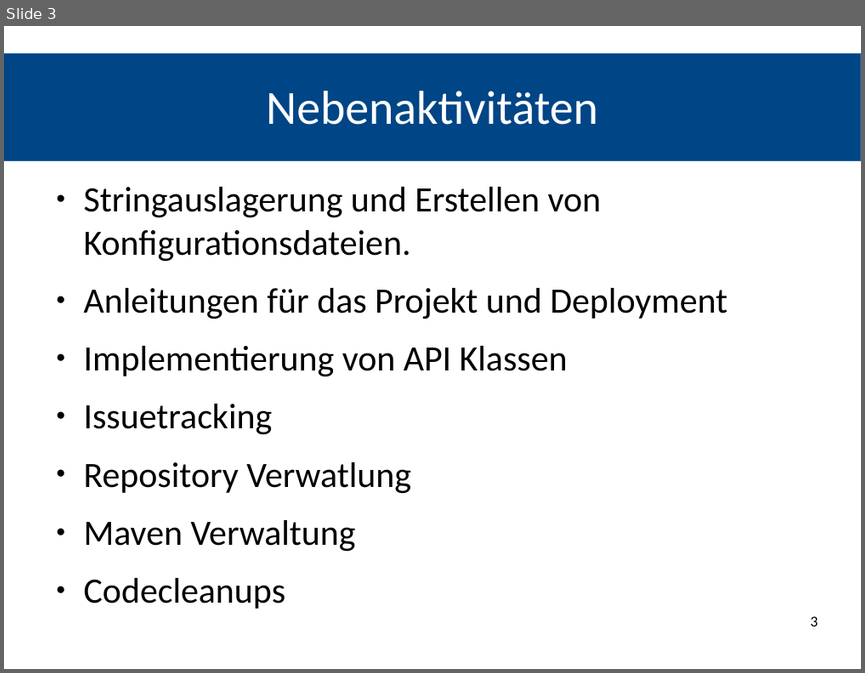
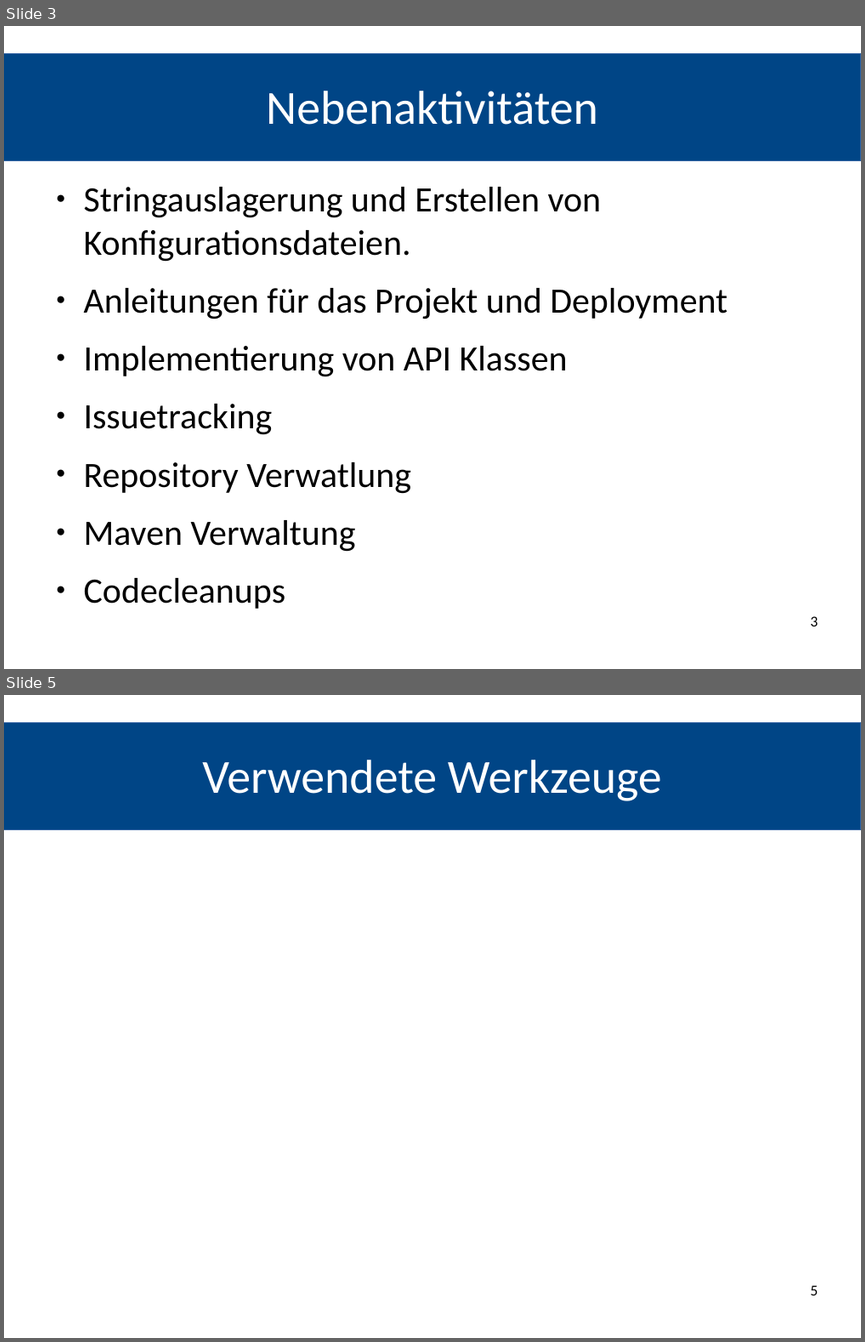
Before and after one commit to REMEXLabs/OpenAPE, a slide deck: Abschlusspräsentation/Stephan.odp. Shown one above the other, each under a label of ours: slide 3 before the commit, slides 3 and 5 after it; the slides between them are not shown. The pictures are 865x673 and 865x1342 pixels, drawn with LibreOffice and Linux fonts; fonts in the diff are those of the drawing. Boxes give left, top, right and bottom in pixels: in the first picture for what was removed or moved away, otherwise in the second. Text is boxed around its words. In the diff, an @@ line names an element or a change of style, - is before the commit and + after.

```diff
--- a/Abschlusspräsentation/Stephan.odp
+++ b/Abschlusspräsentation/Stephan.odp
@@ slide 5 added at [4, 695, 861, 1338], background #FFFFFF; not listed: 1 template element that a slide beside it also shows @@
@@ title added at [202, 760, 662, 801], 44 pt, text #FFFFFF @@
+Verwendete Werkzeuge
@@ page number added at [810, 1285, 817, 1295], 14 pt, text #000000 @@
+5
```
Also in this commit, not shown: 1 other slide added.
